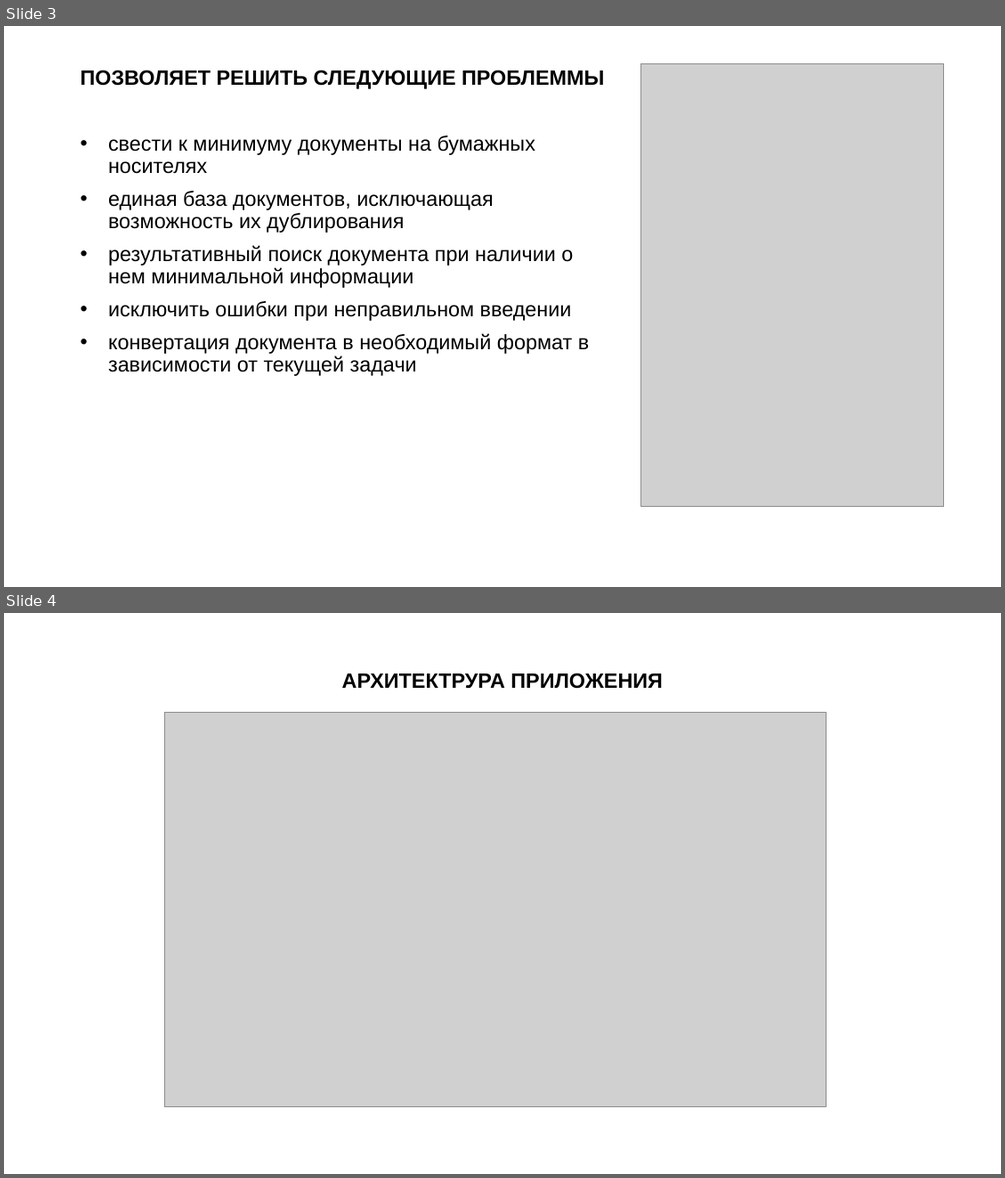
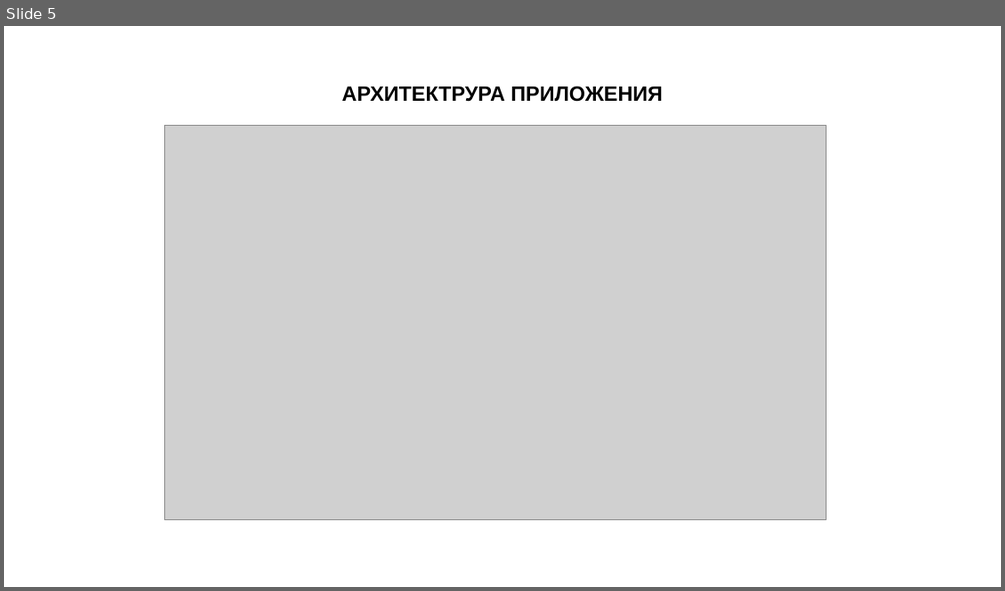
Before and after one commit to Dmitry-Vasilyev/magistr, a slide deck: doc/презентация/Васильев - презентация.pptx. Shown one above the other, each under a label of ours: slides 3 and 4 before the commit, slide 5 after it. The pictures are 1005x1178 and 1005x591 pixels, drawn with LibreOffice and Linux fonts; fonts in the diff are those of the drawing; grey boxes stand for pictures. Boxes give left, top, right and bottom in pixels: in the first picture for what was removed or moved away, otherwise in the second. Text is boxed around its words. In the diff, an @@ line names an element or a change of style, - is before the commit and + after.

```diff
--- a/doc/презентация/Васильев - презентация.pptx
+++ b/doc/презентация/Васильев - презентация.pptx
@@ slide 3 removed at bbox=[4, 26, 1001, 587], background #FFFFFF @@
@@ text removed at bbox=[81, 70, 604, 376] @@
-ПОЗВОЛЯЕТ РЕШИТЬ СЛЕДУЮЩИЕ ПРОБЛЕММЫ
-• свести к минимуму документы на бумажных носителях
-• единая база документов, исключающая возможность их дублирования
-• результативный поиск документа при наличии о нем минимальной информации
-• исключить ошибки при неправильном введении
-• конвертация документа в необходимый формат в зависимости от текущей задачи
@@ picture removed at bbox=[641, 63, 944, 506] @@
@@ what was slide 4 is now slide 5 @@
```
Also in this commit, not shown: 4 slides changed, 6 slides added, 1 other slide removed, 8 other files.
